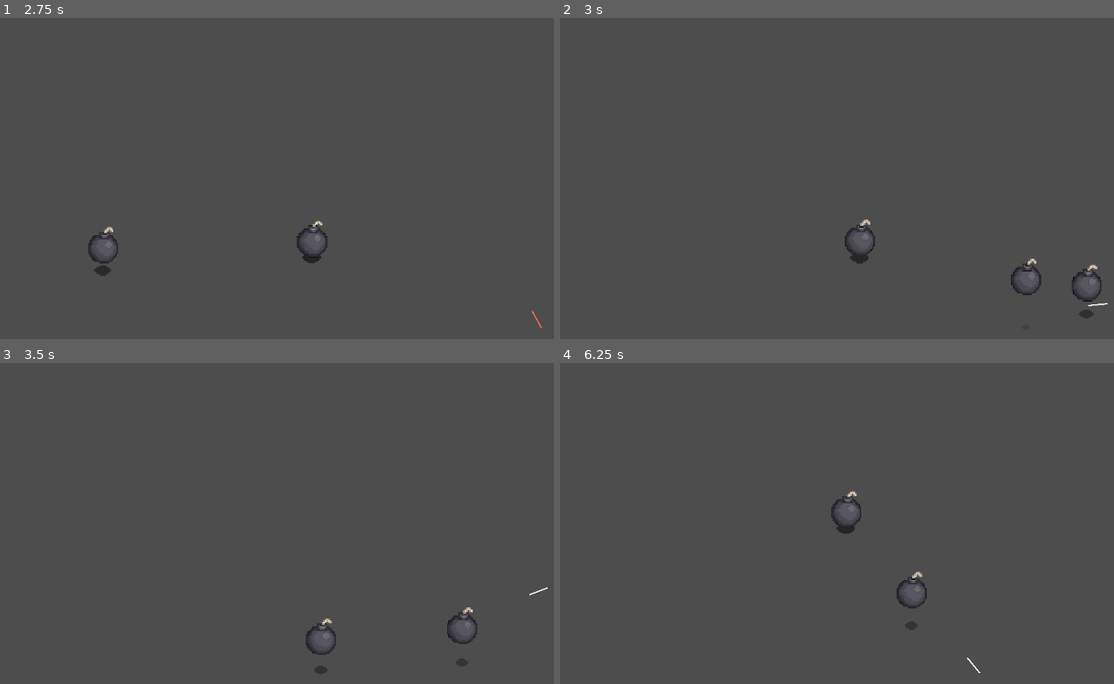
Above: before the commit, frames 1-4 (two rows, left to right).
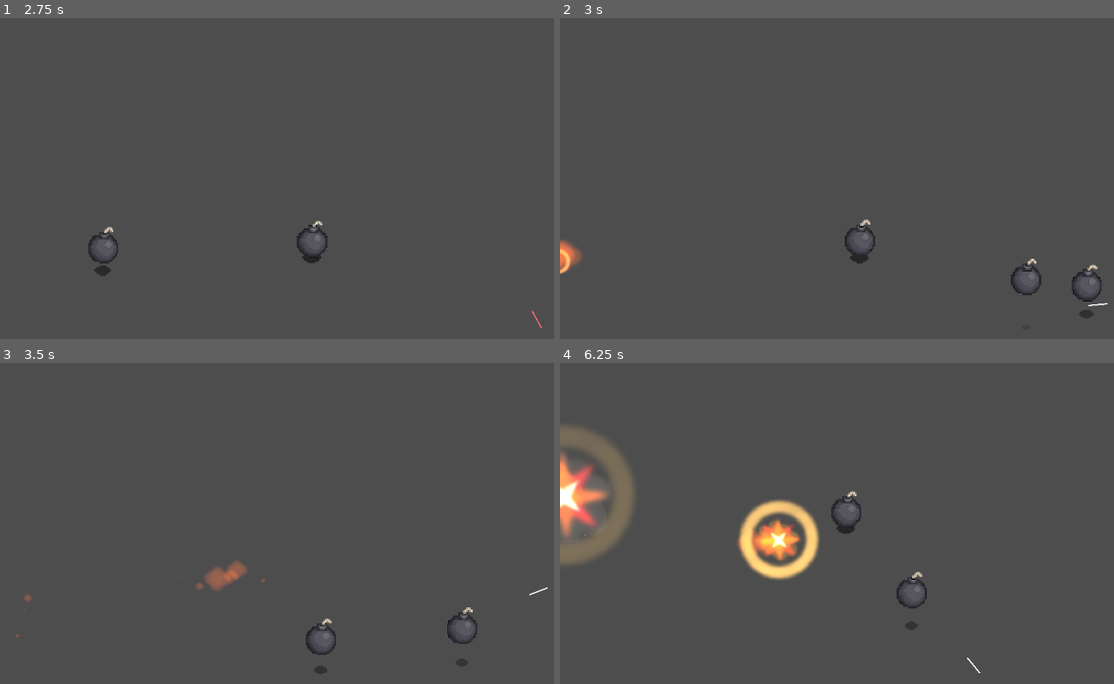
Above: after the commit, the same moments.

Repository: hlimbo/definitelynotbomberman
Game: Godot game, scene res://Main.tscn
The game is run twice, just before and just after one commit, with the same random seed, the same clock (stepped at 60 frames per second) and the same inputs.
Inputs (mouse positions are in pixels of both pictures, inside the frame that each line leads up to):
- Up to frame 1 (2.75 s): tap Enter at 0.5 s; move the mouse to (526, 213) at 0.52 s; press the mouse at (526, 213) at 0.53 s; hold D (move_right) 0.53-1.28 s; tap Space at 1.25 s; move the mouse to (221, 258) at 1.27 s; release the mouse at (221, 258) at 1.28 s; hold S (move_down) 1.28-2.03 s; click (221, 258) at 1.35 s; move the mouse to (437, 139) at 2.02 s; press the mouse at (437, 139) at 2.03 s; hold D (move_right) from 2.03 s (still down)
- Up to frame 2 (3 s): move the mouse to (886, 322) at 2.77 s; release D (move_right) at 2.78 s; release the mouse at (886, 322) at 2.78 s; hold W (move_up) from 2.78 s (still down); click (886, 322) at 2.85 s
- Up to frame 3 (3.5 s): keep holding W (move_up)
- Up to frame 4 (6.25 s): move the mouse to (outside the picture) at 3.52 s; release W (move_up) at 3.53 s; press the mouse at (outside the picture) at 3.53 s; hold A (move_left) 3.53-5.03 s; move the mouse to (704, 517) at 4.27 s; release the mouse at (704, 517) at 4.28 s; click (704, 517) at 4.35 s; move the mouse to (958, 581) at 5.02 s; press the mouse at (958, 581) at 5.03 s; hold S (move_down) 5.03-5.78 s; move the mouse to (814, 472) at 5.77 s; release the mouse at (814, 472) at 5.78 s; hold D (move_right) from 5.78 s (still down); click (814, 472) at 5.85 s

Frame 1 is identical in both runs. In frame 2, 0.3% of the frame differs, in the area x 0-4%, y 69-80%; in frame 3, 0.4%; in frame 4, 6.4%, in the area x 0-47%, y 19-68%.

Commit message:
add explosion effect

Diff:
--- a/Bomb.gd
+++ b/Bomb.gd
@@ -1,4 +1,6 @@
 extends Node2D
+
+@export var explosion_node: PackedScene
 
 var _amplitude : float       # current hop height
 var _t         : float = 0.0 # time inside current hop
@@ -60,4 +62,7 @@
 	_shadow.modulate.a = lerp(0.6, 0.15, t)
 
 func _explode() -> void:
+	var explosion: BaseExplosion = explosion_node.instantiate()
+	get_tree().current_scene.add_child(explosion)
+	explosion.start(_bomb.position)
 	queue_free()
--- a/Bomb.tscn
+++ b/Bomb.tscn
@@ -1,12 +1,14 @@
-[gd_scene load_steps=4 format=3 uid="uid://7dg1s0bl6woe"]
+[gd_scene load_steps=5 format=3 uid="uid://7dg1s0bl6woe"]
 
 [ext_resource type="Texture2D" uid="uid://c6qr7h2ptogfd" path="res://assets/bomb.png" id="1_1e1di"]
 [ext_resource type="Script" uid="uid://kojp0r002ovt" path="res://Bomb.gd" id="1_lmso4"]
+[ext_resource type="PackedScene" uid="uid://30i420qrdnkw" path="res://nodes/BaseExplosion.tscn" id="2_324ho"]
 [ext_resource type="Texture2D" uid="uid://bbikxbgmcxqxh" path="res://assets/bomb_shadow.png" id="2_a4im0"]
 
 [node name="RigidBody2D" type="RigidBody2D"]
 gravity_scale = 0.0
 script = ExtResource("1_lmso4")
+explosion_node = ExtResource("2_324ho")
 
 [node name="BombSprite" type="Sprite2D" parent="."]
 scale = Vector2(0.08, 0.08)
